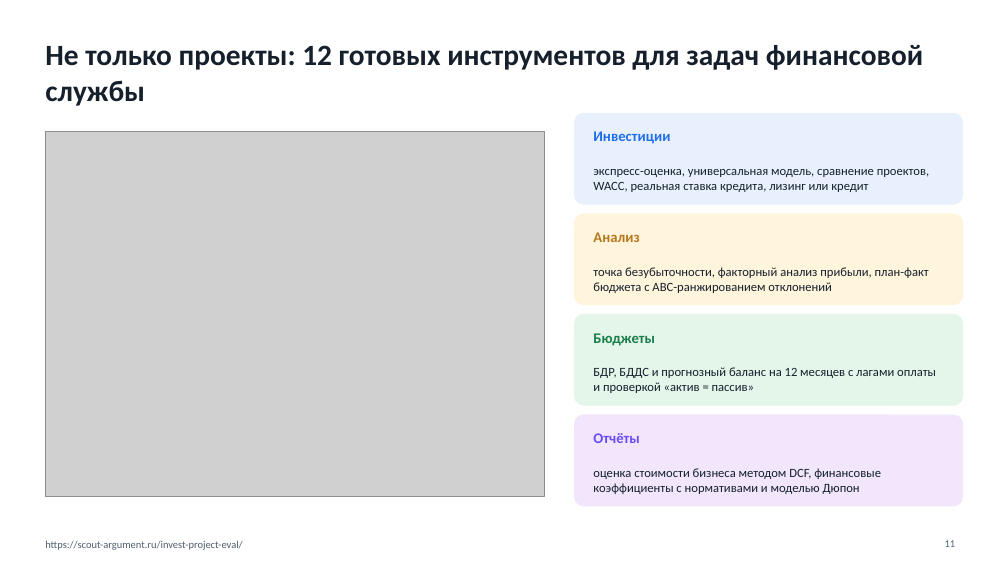
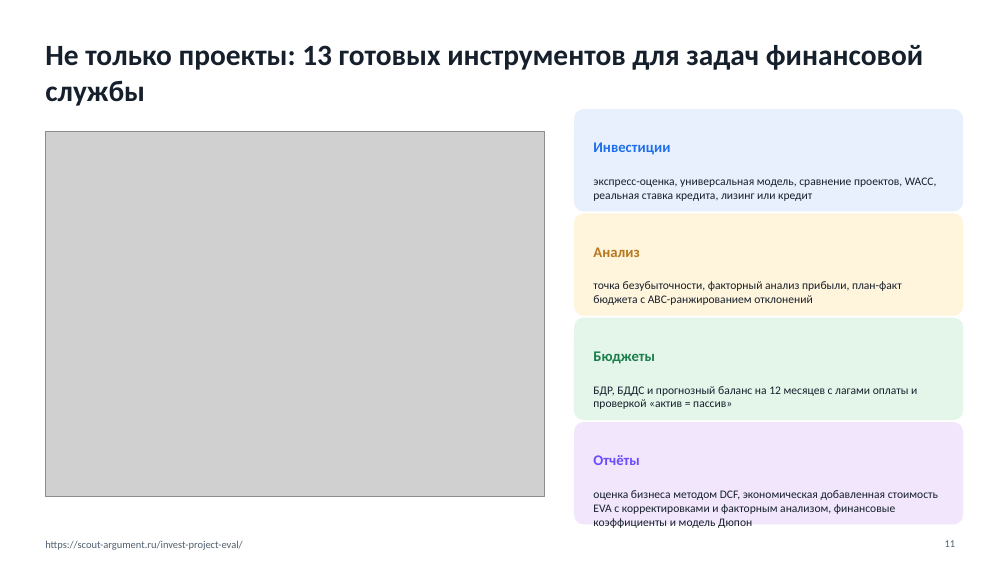
Before and after one commit to mmvolkov/invest-project-eval, a slide deck: slide 11 of docs/Презентация_сервиса.pptx. Drawn at 1008x567 pixels with LibreOffice and Linux fonts; fonts in the diff are those of the drawing; grey boxes stand for pictures. Boxes give left, top, right and bottom in pixels: in the first picture for what was removed or moved away, otherwise in the second. Text is boxed around its words. In the diff, an @@ line names an element or a change of style, - is before the commit and + after.

```diff
--- a/docs/Презентация_сервиса.pptx
+++ b/docs/Презентация_сервиса.pptx
@@ title at [45, 45, 923, 106]: text changed @@
-Не только проекты: 12 готовых инструментов для задач финансовой службы
+Не только проекты: 13 готовых инструментов для задач финансовой службы
@@ rounded rectangle: place and size @@
-rounded rectangle at [575, 113, 963, 204]
+rounded rectangle at [575, 110, 963, 211]
@@ text "Инвестиции": place and size @@
-text "Инвестиции" at [593, 131, 670, 144]
+text "Инвестиции" at [593, 142, 670, 155]
@@ text "экспресс-оценка, универсальная модель, сравнение проектов, ...": place and size @@
-text "экспресс-оценка, универсальная модель, сравнение проектов, ..." at [593, 169, 929, 192]
+text "экспресс-оценка, универсальная модель, сравнение проектов, ..." at [593, 177, 937, 201]
@@ rounded rectangle: place and size @@
-rounded rectangle at [575, 214, 963, 305]
+rounded rectangle at [575, 214, 963, 315]
@@ text "Анализ": place and size @@
-text "Анализ" at [593, 232, 639, 242]
+text "Анализ" at [593, 247, 639, 257]
@@ text "точка безубыточности, факторный анализ прибыли, ...": place and size @@
-text "точка безубыточности, факторный анализ прибыли, ..." at [593, 267, 929, 293]
+text "точка безубыточности, факторный анализ прибыли, ..." at [593, 281, 902, 305]
@@ rounded rectangle: place and size @@
-rounded rectangle at [575, 315, 963, 405]
+rounded rectangle at [575, 318, 963, 420]
@@ text "Бюджеты": place and size @@
-text "Бюджеты" at [593, 333, 655, 346]
+text "Бюджеты" at [593, 351, 655, 364]
@@ size 12 to 11 pt in 3 elements at [593, 177, 937, 201], [593, 281, 902, 305], [593, 386, 917, 409] @@
@@ text "БДР, БДДС и прогнозный баланс ...": place and size @@
-text "БДР, БДДС и прогнозный баланс ..." at [593, 367, 936, 393]
+text "БДР, БДДС и прогнозный баланс ..." at [593, 386, 917, 409]
@@ proportions changed in 4 elements at [575, 110, 963, 211], [575, 214, 963, 315], [575, 318, 963, 420], [575, 423, 963, 524] @@
@@ rounded rectangle: place and size @@
-rounded rectangle at [575, 415, 963, 506]
+rounded rectangle at [575, 423, 963, 524]
@@ text "Отчёты": place and size @@
-text "Отчёты" at [593, 433, 639, 443]
+text "Отчёты" at [593, 455, 639, 465]
@@ text at [593, 490, 938, 528]: text changed; size 12 to 11 pt @@
-оценка стоимости бизнеса методом DCF, финансовые коэффициенты с нормативами и моделью Дюпон
+оценка бизнеса методом DCF, экономическая добавленная стоимость EVA с корректировками и факторным анализом, финансовые коэффициенты и модель Дюпон
```
Also in this commit, not shown: 4 other slides changed, 5 other files.
